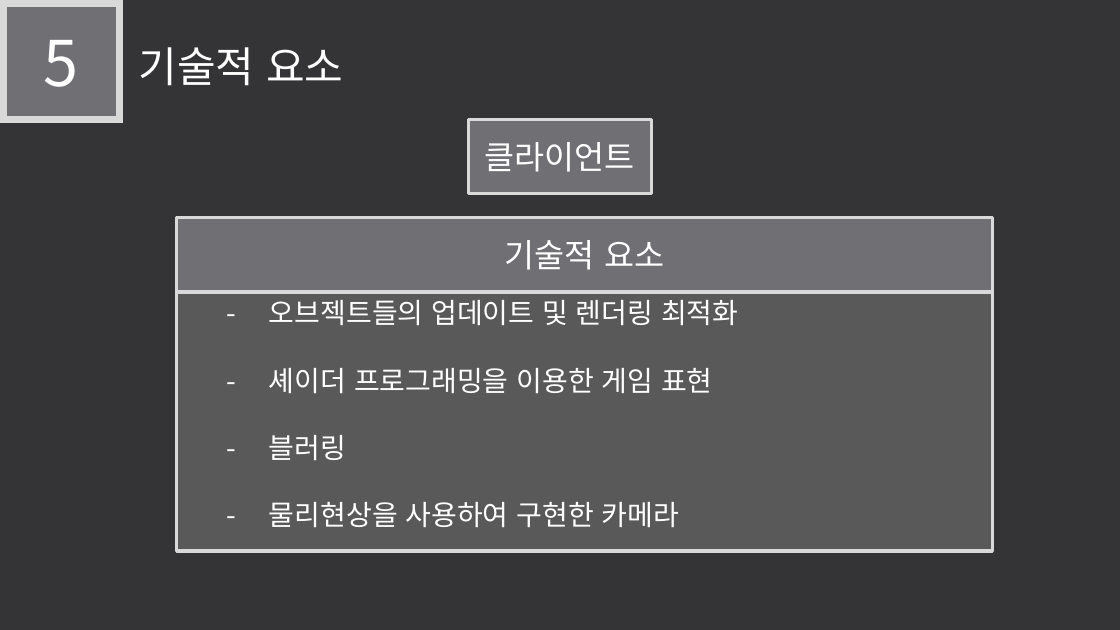
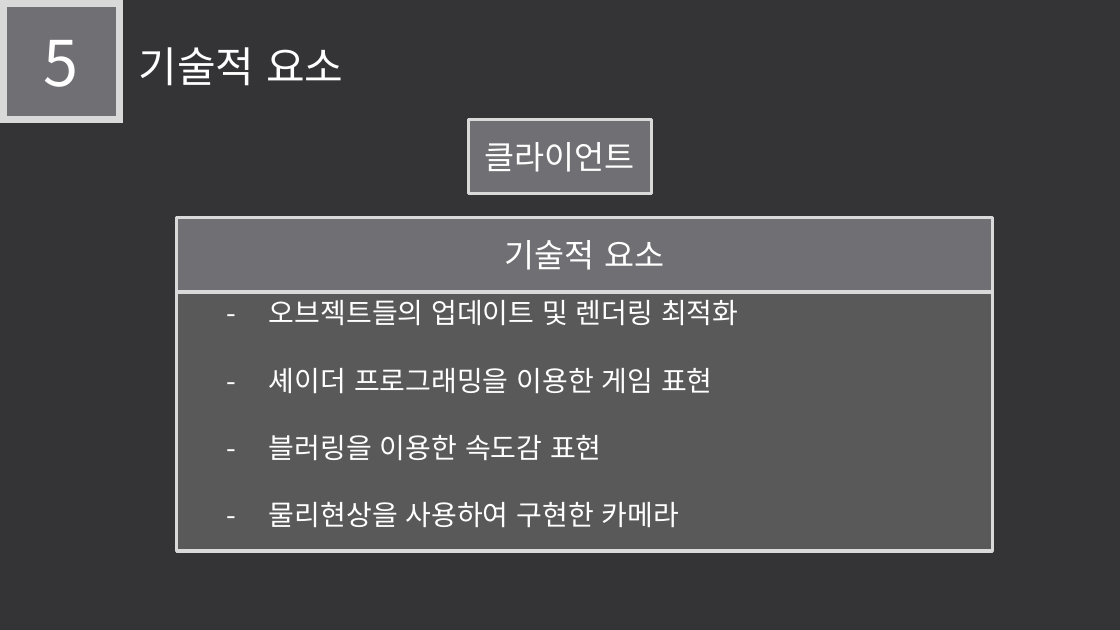
Before and after one commit to LEGO0937/Our_Project, a slide deck: slide 11 of 기획단계/졸작 제안서_α.pptx. Drawn at 1120x630 pixels with LibreOffice and Linux fonts; fonts in the diff are those of the drawing. Boxes give left, top, right and bottom in pixels: in the first picture for what was removed or moved away, otherwise in the second. Text is boxed around its words. In the diff, an @@ line names an element or a change of style, - is before the commit and + after.

```diff
--- a/기획단계/졸작 제안서_α.pptx
+++ b/기획단계/졸작 제안서_α.pptx
@@ text in rectangle at (x1=269, y1=435, x2=602, y2=460): text changed @@
-- 블러링
+- 블러링을 이용한 속도감 표현
```
Also in this commit, not shown: 6 other slides changed.
